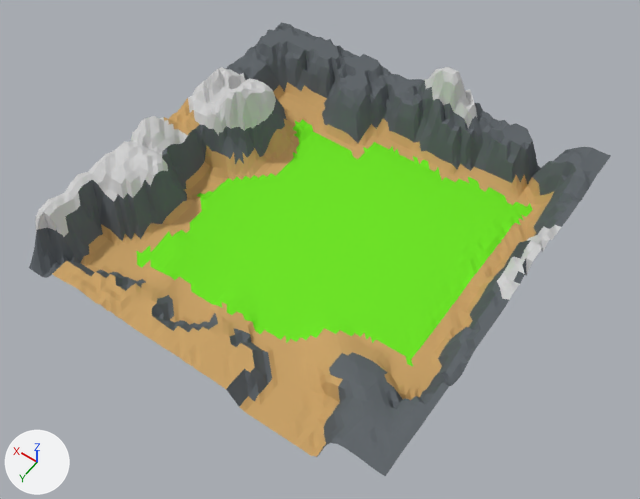
A saved change to the Blender file LD41/Assets/Models/Level1.blend.
One viewpoint serves both versions: a 50 mm camera at (-240.0, 339.0, 508.0) aimed at (-13.0, 21.0, 8.0). Lighting does not change. The marker at lower left points along +X, +Y and +Z.
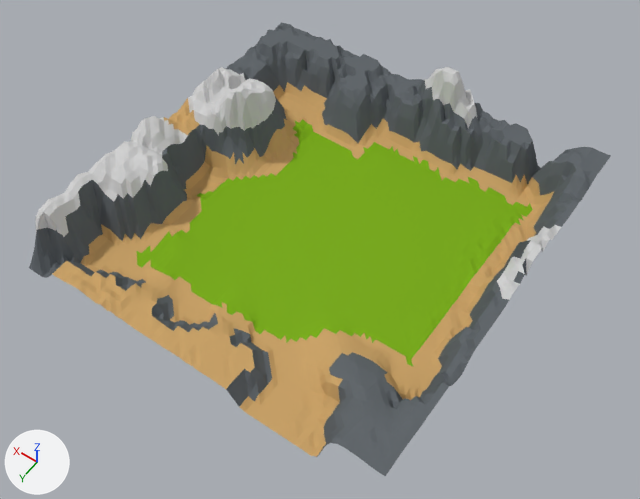
What differs and where, as boxes (x1, y1, x2, y2) in the pictures (640 x 499 px):
'Plane.008', recoloured: (205, 266, 321, 345) in both
'Plane.012', recoloured: (286, 320, 339, 345) in both
'Plane.004', recoloured: (134, 229, 242, 304) in both
'Plane.017', recoloured: (386, 269, 475, 369) in both
'Plane.009', recoloured: (241, 190, 387, 310) in both
'Plane.005', recoloured: (176, 172, 308, 270) in both
'Plane.013', recoloured: (307, 257, 431, 349) in both
'Plane.010', recoloured: (314, 140, 442, 229) in both
'Plane.006', recoloured: (254, 117, 363, 201) in both
'Plane.014', recoloured: (370, 189, 483, 287) in both
'Plane.015', recoloured: (428, 170, 501, 220) in both
'Plane.019', recoloured: (494, 190, 535, 218) in both
'Plane.018', recoloured: (448, 201, 530, 280) in both

The change, as a list of edits to the scene's bpy script:
```text
Change mat_grass:
    mat_grass.base_color: (0.164, 0.8, 0.0227) -> (0.199, 0.42, 0.0152)  # green #71e72a -> green #7bad21
```
